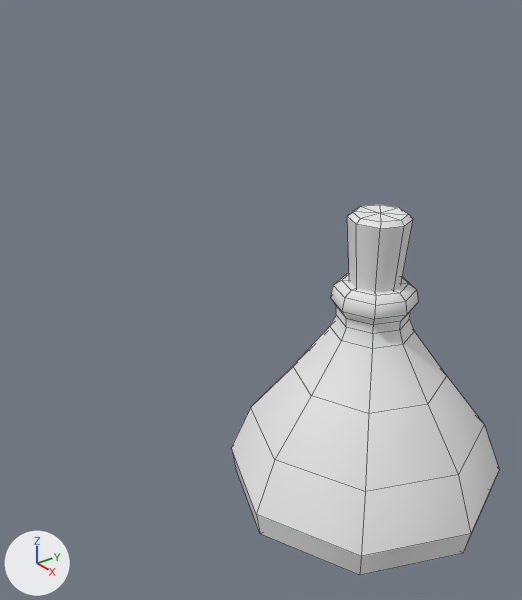
Before and after pictures for a commit that changed the Blender file blends/LittleItems.blend.
Before and after are seen from a 50 mm camera at (0.634, -0.687, 0.749) aimed at (-0.341, 0.062, 0.169). The axes (+X, +Y, +Z) are drawn at lower left. The lights are the same throughout. Mesh edges are drawn as thin lines.

The older version as bpy lines, for what is in view:
```python
me_cube_002 = bpy.data.meshes.new('Cube.002')
me_cube_002.from_pydata(...)  # 107 vertices, 112 faces; spans x -0.208..0.208, y -0.208..0.208, z 0.0..0.442
me_cube_002.materials.append(mat_vertex)  # white #e7e7e7
ob_healthpotion = bpy.data.objects.new('HealthPotion', me_cube_002)
ob_healthpotion.location = (0.0, 0.0, 0.0)
_m = ob_healthpotion.modifiers.new('EdgeSplit', 'EDGE_SPLIT')
_m.split_angle = 0.382
_m.use_edge_angle = False
```
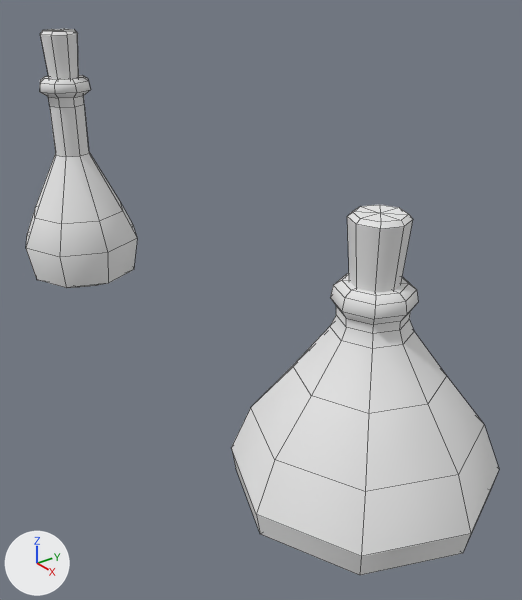
Commit message: add mana potion

The change, as JSON lines over the scene's bpy script:
```json
{"op": "add", "block": "me_cube_001", "code": ["me_cube_001 = bpy.data.meshes.new('Cube.001')", "me_cube_001.from_pydata(...)  # 107 vertices, 112 faces; spans x -0.144..0.144, y -0.144..0.144, z 0.0..0.604", "me_cube_001.materials.append(mat_vertex)  # white #e7e7e7"]}
{"op": "add", "block": "ob_manapotion", "code": ["ob_manapotion = bpy.data.objects.new('ManaPotion', me_cube_001)", "ob_manapotion.location = (-1.0, 0.0, 0.0)", "_m = ob_manapotion.modifiers.new('EdgeSplit', 'EDGE_SPLIT')", "_m.split_angle = 0.382", "_m.use_edge_angle = False"]}
```

Changed parts and their boxes [x1, y1, x2, y2] in the pictures (522 x 600 px):
```json
{"object": "ManaPotion", "change": "added", "after": [26, 29, 137, 288]}
```
